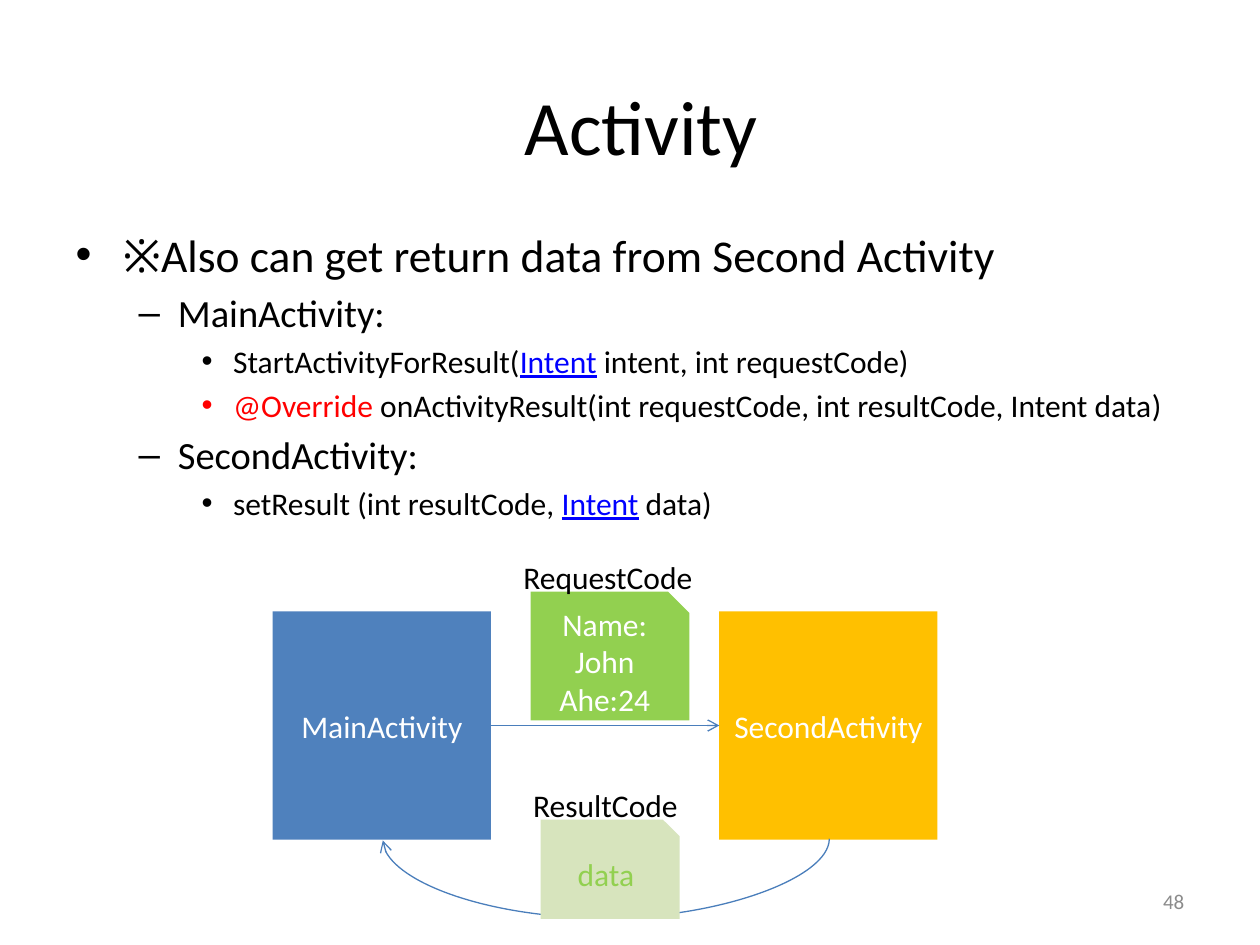
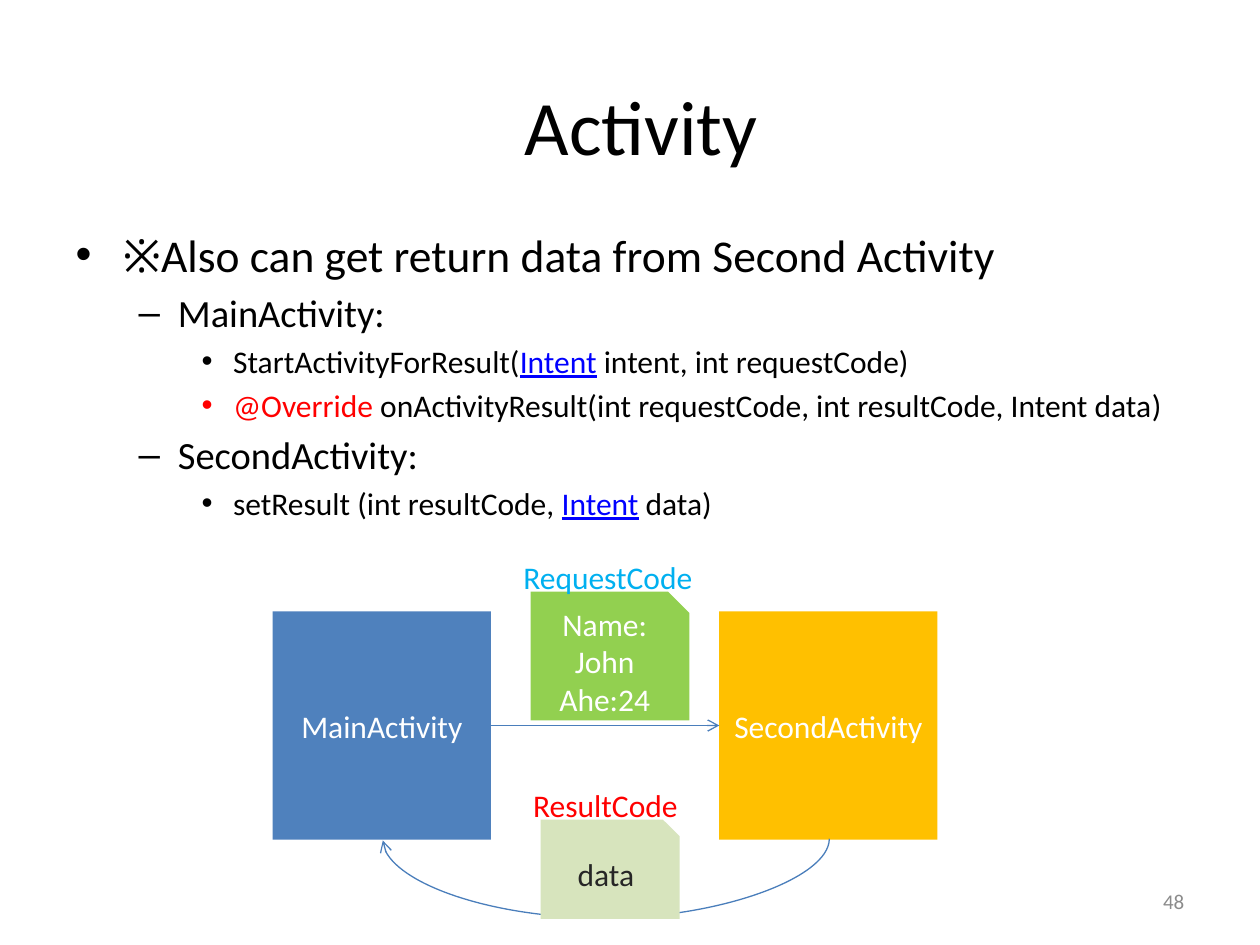
Before and after one commit to hs9021401/FIT_Android, a slide deck: slide 48 of The introduction of Android.pptx. Drawn at 1260x945 pixels with LibreOffice and Linux fonts; fonts in the diff are those of the drawing. Boxes give left, top, right and bottom in pixels: in the first picture for what was removed or moved away, otherwise in the second. Text is boxed around its words. In the diff, an @@ line names an element or a change of style, - is before the commit and + after.

```diff
--- a/The introduction of Android.pptx
+++ b/The introduction of Android.pptx
@@ text "RequestCode" at <box>523,567,692,597</box>: text colour #000000 to #00B0F0 @@
@@ text "ResultCode" at <box>533,795,677,825</box>: text colour #000000 to #FF0000 @@
@@ snip rect "data" at <box>541,820,679,920</box>: text colour #92D050 to #262626 @@
```
Also in this commit, not shown: 16 other slides changed, 3 slides added, 2 other files.
